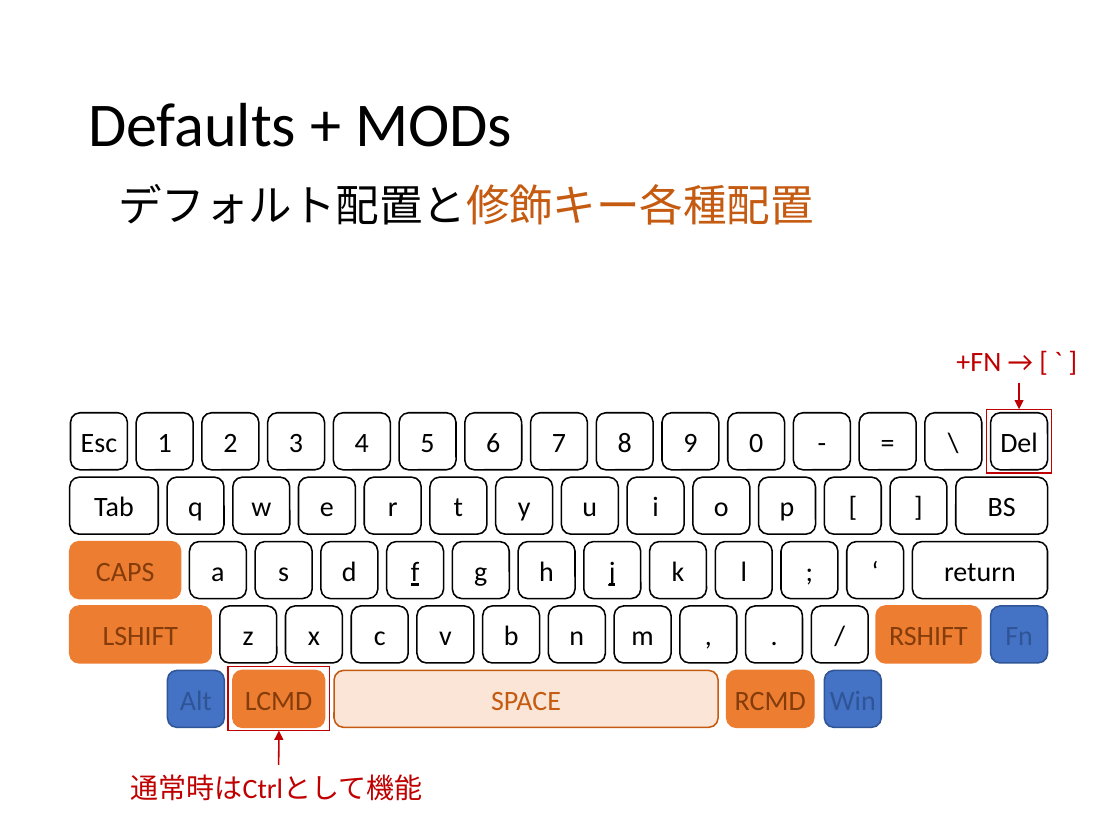
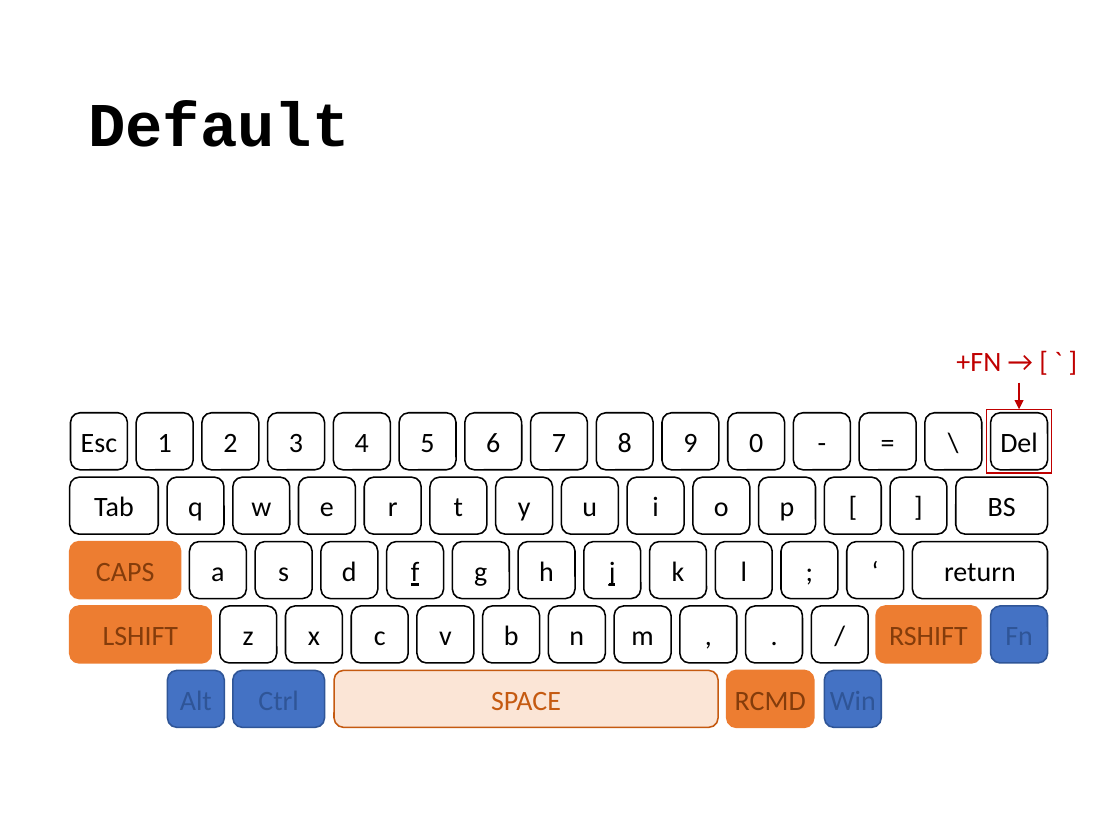
Before and after one commit to ittooo66/myAHK, a slide deck: slide 2 of MANUAL.pptx (slide 3 before the commit). Drawn at 1120x840 pixels with LibreOffice and Linux fonts; fonts in the diff are those of the drawing. Boxes give left, top, right and bottom in pixels: in the first picture for what was removed or moved away, otherwise in the second. Text is boxed around its words. In the diff, an @@ line names an element or a change of style, - is before the commit and + after.

```diff
--- a/MANUAL.pptx
+++ b/MANUAL.pptx
@@ title at [88,101,349,147]: text changed; font Calibri to Courier New; bold on @@
-Defaults + MODs
+Default
@@ text removed at [118,184,814,225] @@
-    デフォルト配置と修飾キー各種配置
@@ rectangle removed at [228,666,329,730] @@
@@ rounded rectangle at [233,671,325,728]: fill #ED7D31 to #4472C4; outline #ED7D31 1 pt to #2F5597 1 pt @@
@@ text in rounded rectangle at [245,692,312,710]: text removed @@
-LCMD
@@ arrow removed from (279, 765) to (279, 730) @@
@@ text removed at [131,774,423,801] @@
-通常時はCtrlとして機能
```
Also in this commit, not shown: 11 other slides changed, 4 slides removed.
